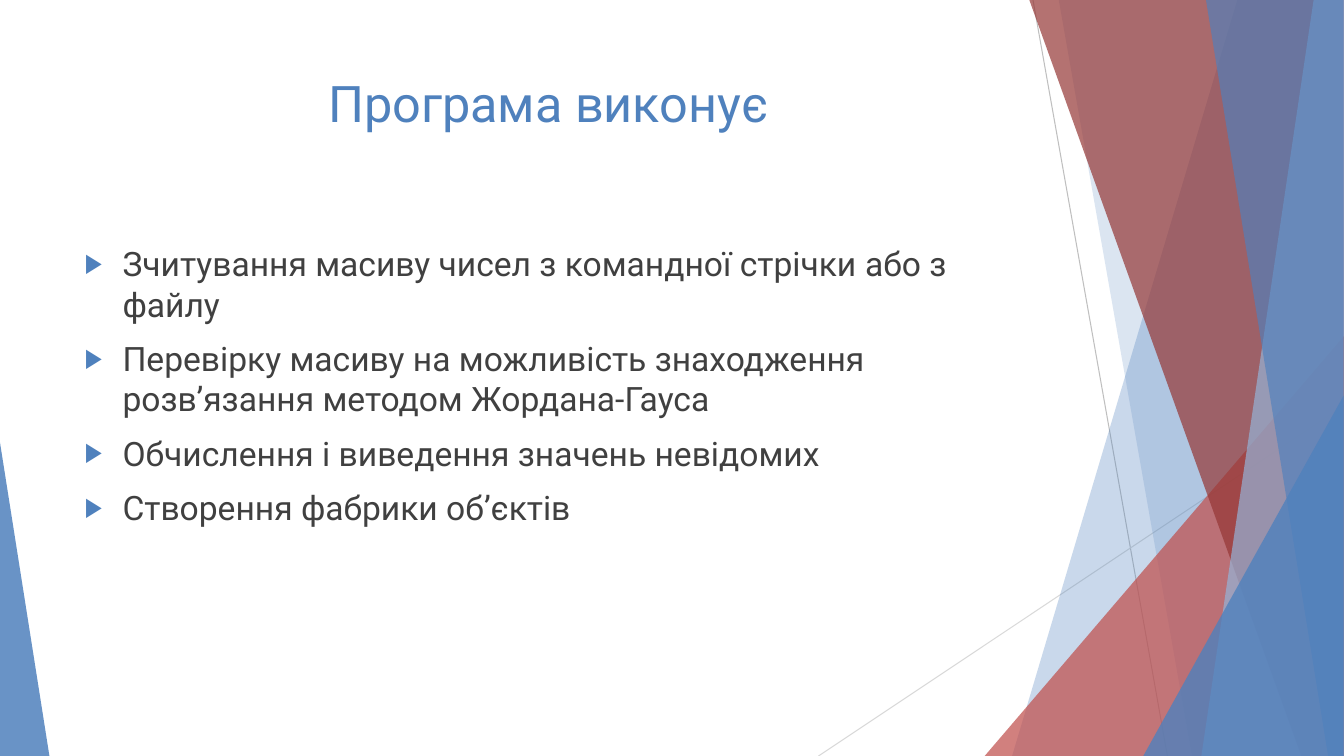
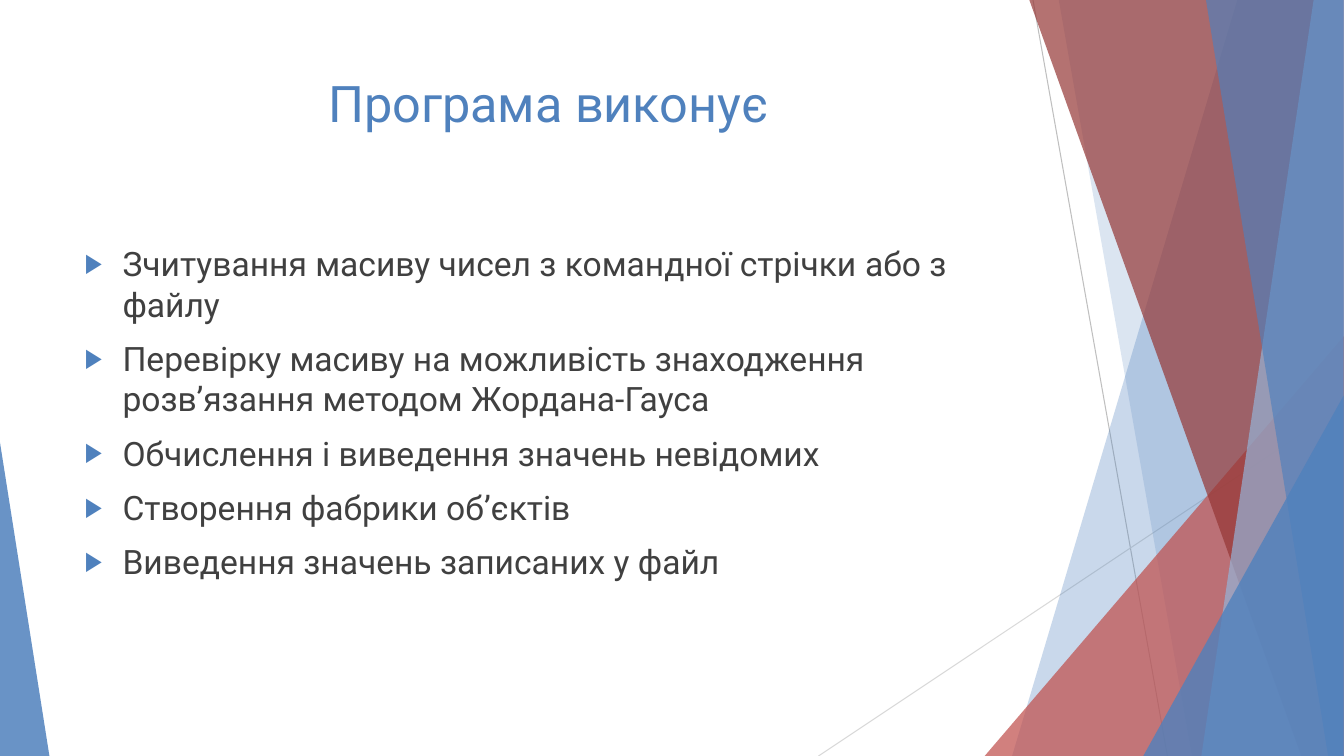
Before and after one commit to maxr96/Gauss-Jordan-Algorithm-, a slide deck: slide 5 of Project_CS-21-Maksym-Radchuk/docs/presentation.pptm. Drawn at 1344x756 pixels with LibreOffice and Linux fonts; fonts in the diff are those of the drawing. Boxes give left, top, right and bottom in pixels: in the first picture for what was removed or moved away, otherwise in the second. Text is boxed around its words. In the diff, an @@ line names an element or a change of style, - is before the commit and + after.

```diff
--- a/Project_CS-21-Maksym-Radchuk/docs/presentation.pptm
+++ b/Project_CS-21-Maksym-Radchuk/docs/presentation.pptm
@@ text at bbox=[123, 549, 719, 581]: paragraph added @@
+▶ Виведення значень записаних у файл
```
Also in this commit, not shown: 5 other slides changed, 3 slides added, 1 slide removed, 14 other files.
